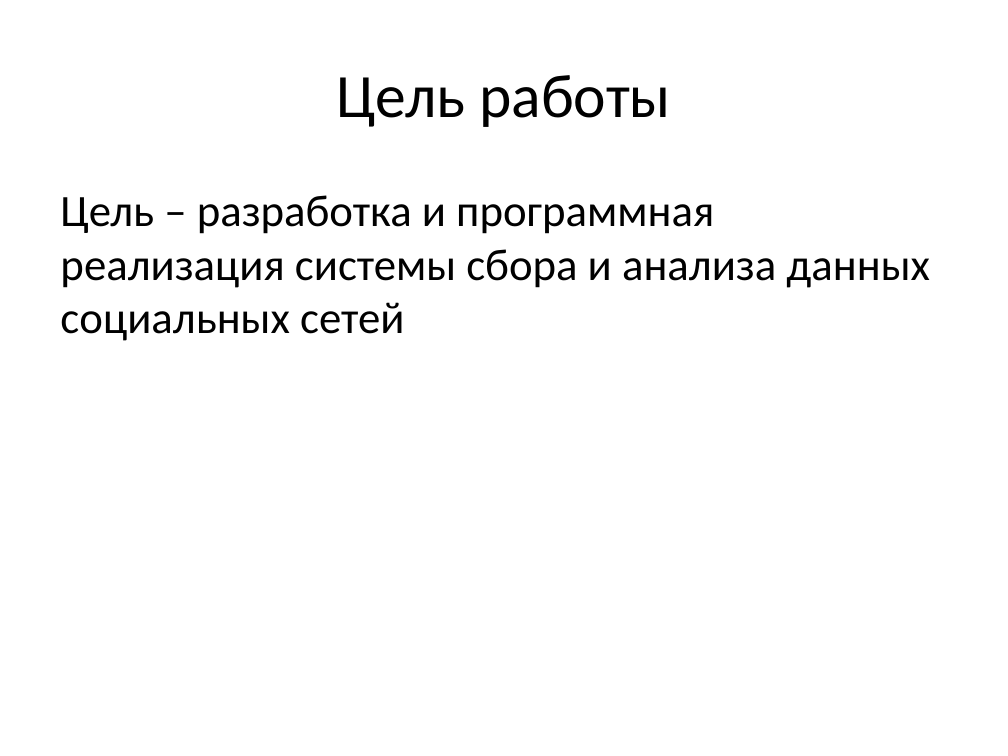
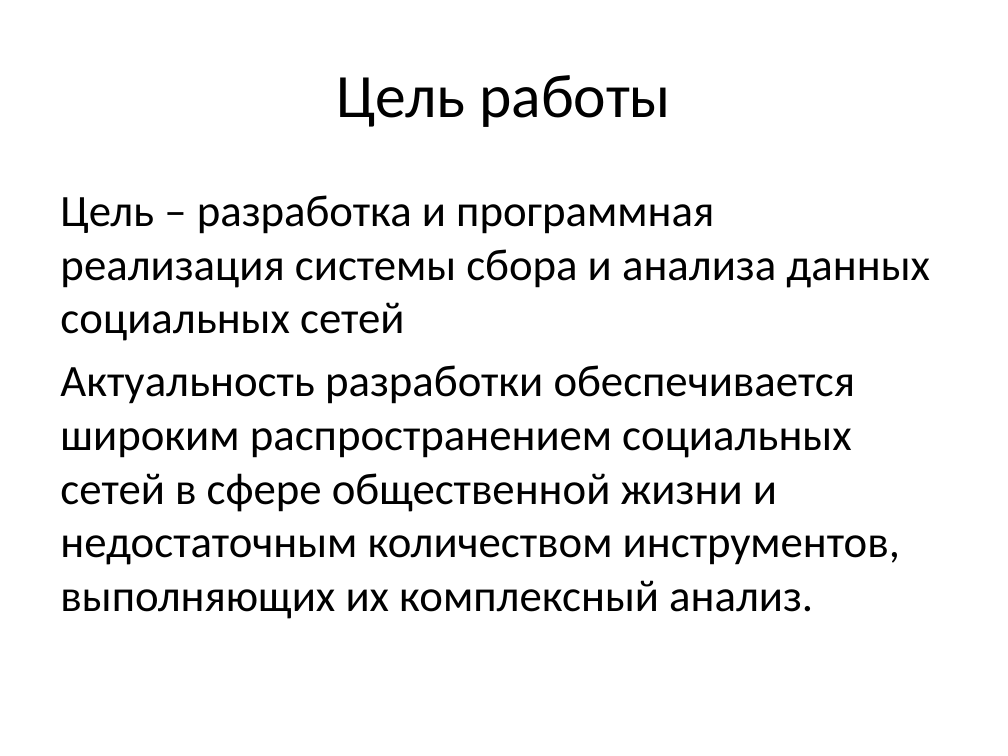
Before and after one commit to AlexBelov/master_thesis, a slide deck: slide 2 of Презентация.pptx. Drawn at 1008x756 pixels with LibreOffice and Linux fonts; fonts in the diff are those of the drawing. Boxes give left, top, right and bottom in pixels: in the first picture for what was removed or moved away, otherwise in the second. Text is boxed around its words. In the diff, an @@ line names an element or a change of style, - is before the commit and + after.

```diff
--- a/Презентация.pptx
+++ b/Презентация.pptx
@@ text at box(60, 365, 900, 619): paragraph added @@
+Актуальность разработки обеспечивается широким распространением социальных сетей в сфере общественной жизни и недостаточным количеством инструментов, выполняющих их комплексный анализ.
```
Also in this commit, not shown: 1 slide added, 2 other files.
